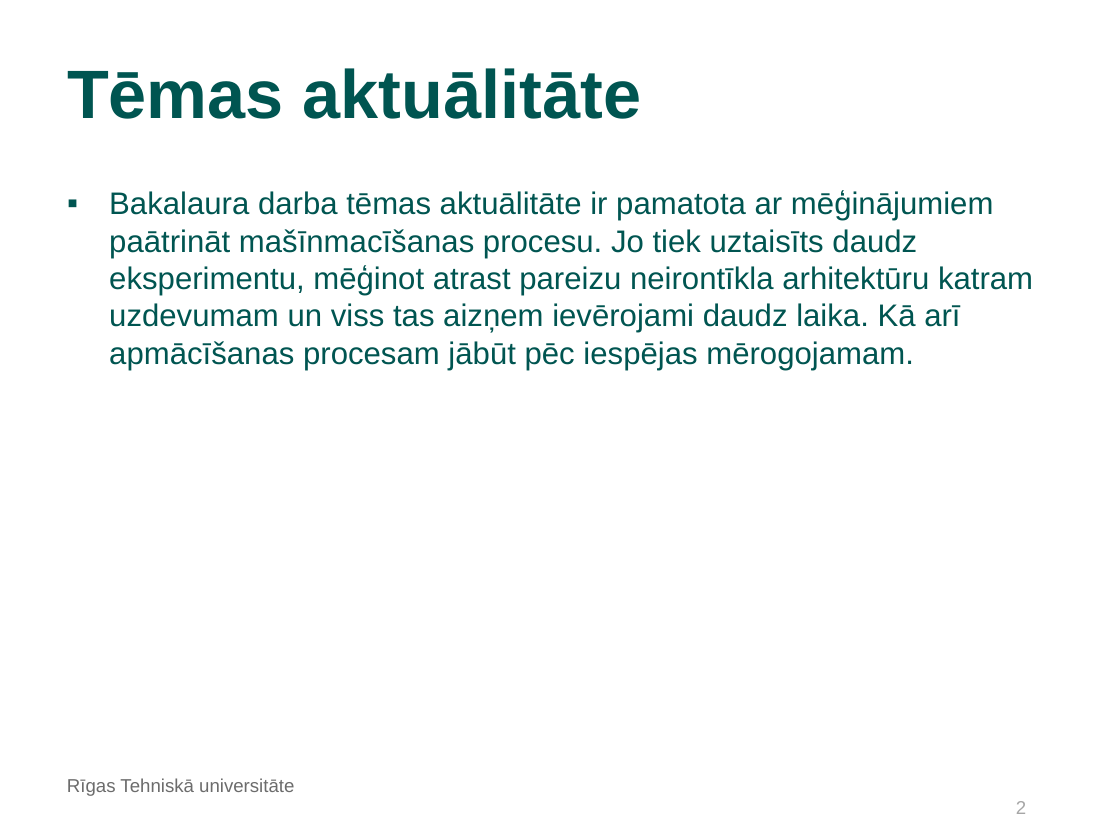
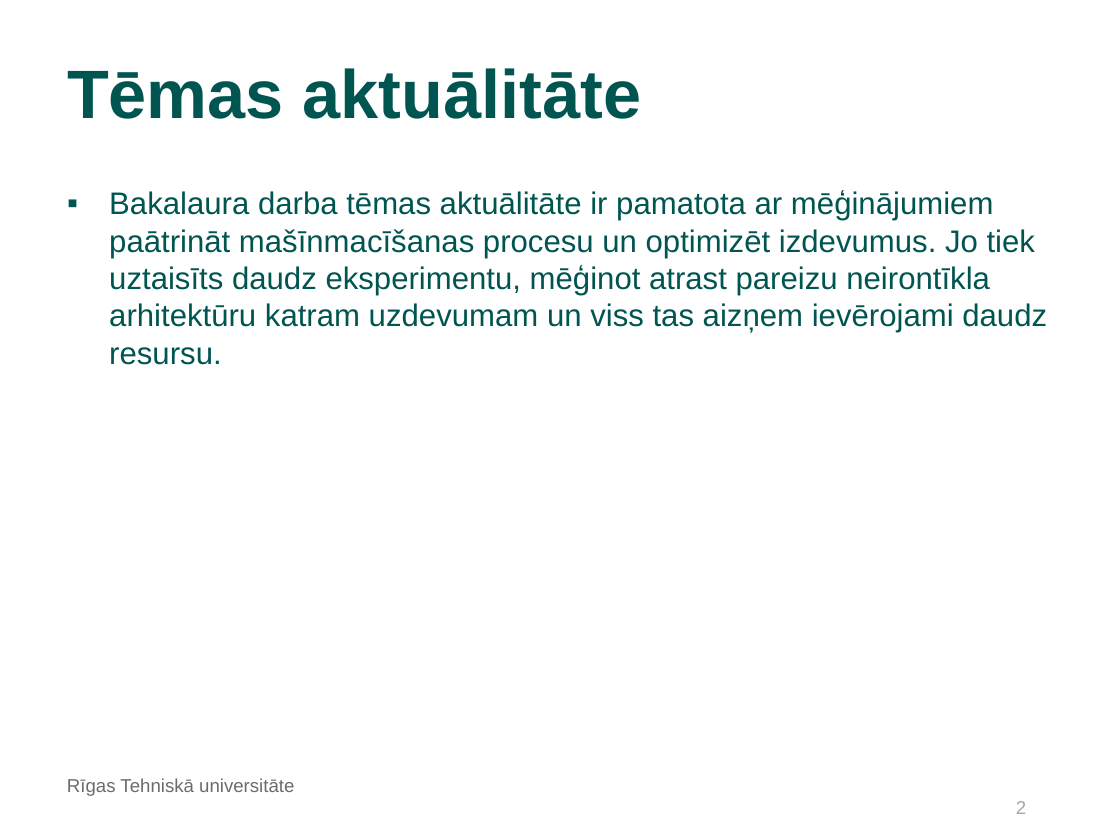
Before and after one commit to kamikaze/rtu-bachelor-tasks, a slide deck: slide 2 of docs/Šablons_Bakalaura_darba_priekšaizstāvēšanai.odp. Drawn at 1120x840 pixels with LibreOffice and Linux fonts; fonts in the diff are those of the drawing; background and template pictures are left out. Boxes give left, top, right and bottom in pixels: in the first picture for what was removed or moved away, otherwise in the second. Text is boxed around its words. In the diff, an @@ line names an element or a change of style, - is before the commit and + after.

```diff
--- a/docs/Šablons_Bakalaura_darba_priekšaizstāvēšanai.odp
+++ b/docs/Šablons_Bakalaura_darba_priekšaizstāvēšanai.odp
@@ text at (x1=109, y1=190, x2=1047, y2=365): text changed @@
-▪ Bakalaura darba tēmas aktuālitāte ir pamatota ar mēģinājumiem paātrināt mašīnmacīšanas procesu. Jo tiek uztaisīts daudz eksperimentu, mēģinot atrast pareizu neirontīkla arhitektūru katram uzdevumam un viss tas aizņem ievērojami daudz laika. Kā arī apmācīšanas procesam jābūt pēc iespējas mērogojamam.
+▪ Bakalaura darba tēmas aktuālitāte ir pamatota ar mēģinājumiem paātrināt mašīnmacīšanas procesu un optimizēt izdevumus. Jo tiek uztaisīts daudz eksperimentu, mēģinot atrast pareizu neirontīkla arhitektūru katram uzdevumam un viss tas aizņem ievērojami daudz resursu.
```
Also in this commit, not shown: 6 other slides changed, 1 other file.
